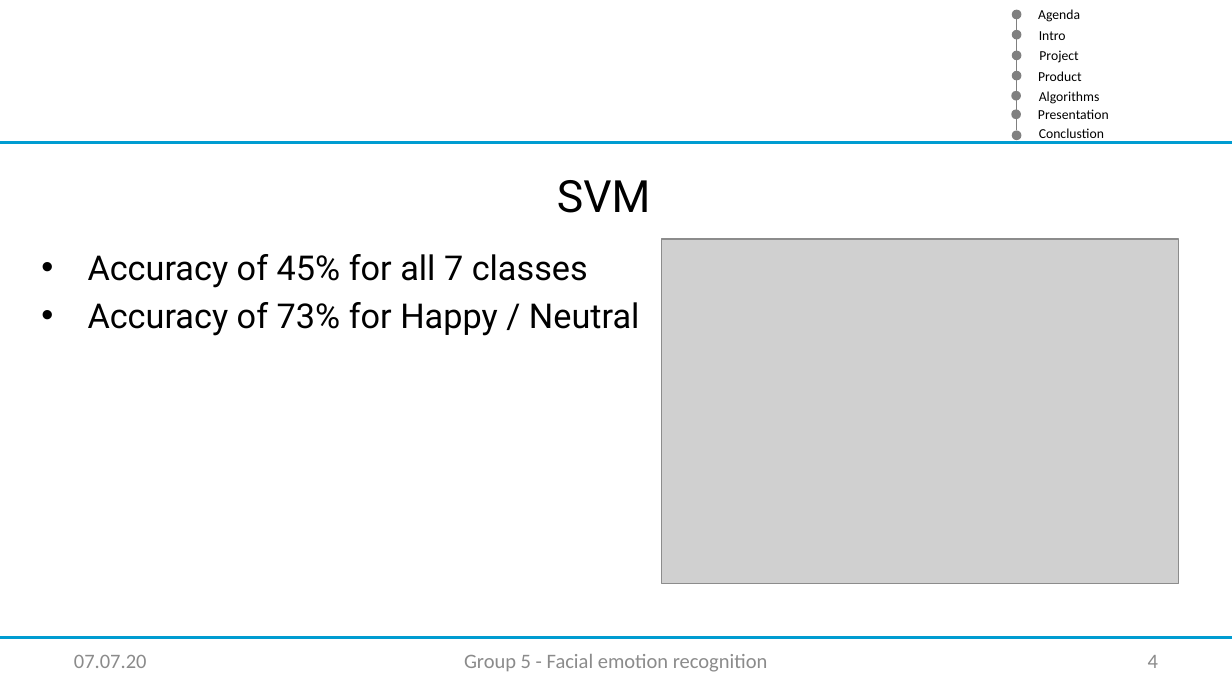
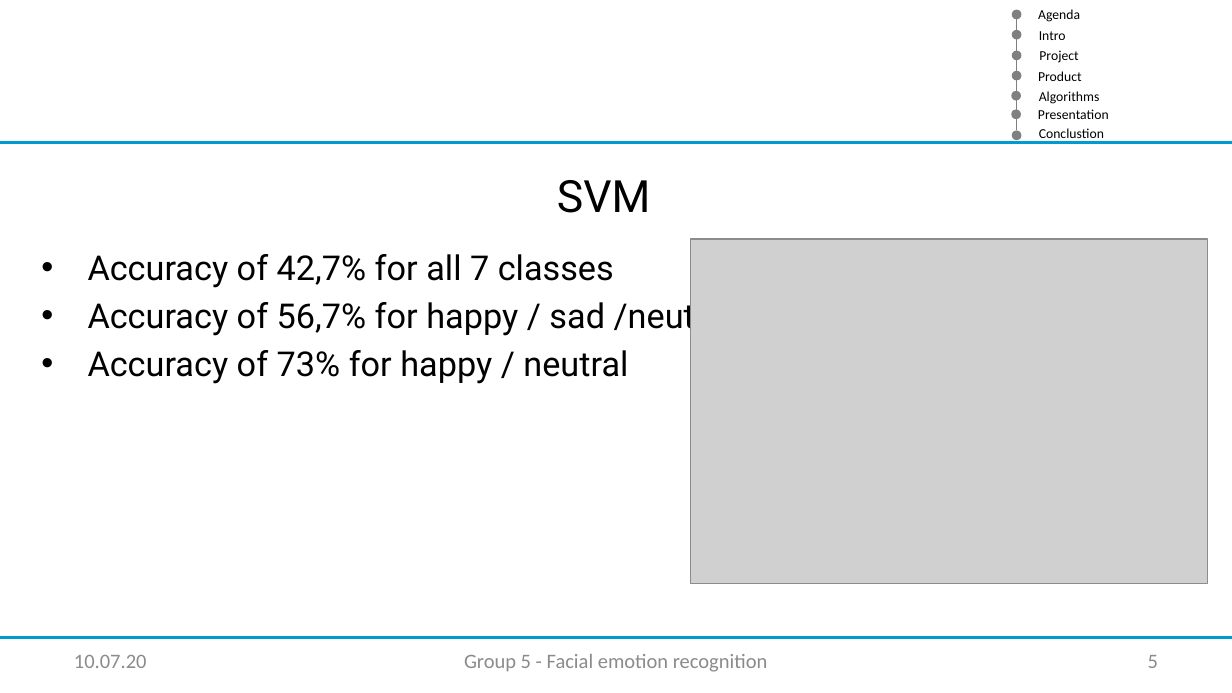
Before and after one commit to XamLe/facial_emotion, a slide deck: slide 5 of Documentation/SVM Folien.pptx (slide 4 before the commit). Drawn at 1232x693 pixels with LibreOffice and Linux fonts; fonts in the diff are those of the drawing; grey boxes stand for pictures; background and template pictures are left out. Boxes give left, top, right and bottom in pixels: in the first picture for what was removed or moved away, otherwise in the second. Text is boxed around its words. In the diff, an @@ line names an element or a change of style, - is before the commit and + after.

```diff
--- a/Documentation/SVM Folien.pptx
+++ b/Documentation/SVM Folien.pptx
@@ picture: place and size @@
-picture at bbox=[662, 239, 1179, 584]
+picture at bbox=[691, 239, 1209, 584]
@@ text at bbox=[88, 254, 733, 384]: text changed @@
-• Accuracy of 45% for all 7 classes
-• Accuracy of 73% for Happy / Neutral
+• Accuracy of 42,7% for all 7 classes
+• Accuracy of 56,7% for happy / sad /neutral
+• Accuracy of 73% for happy / neutral
@@ text at bbox=[74, 655, 147, 668]: text changed @@
-07.07.20
+10.07.20
@@ page number at bbox=[1148, 655, 1158, 668]: text changed @@
-4
+5
```
Also in this commit, not shown: 3 other slides changed, 1 slide added, 1 other file.
